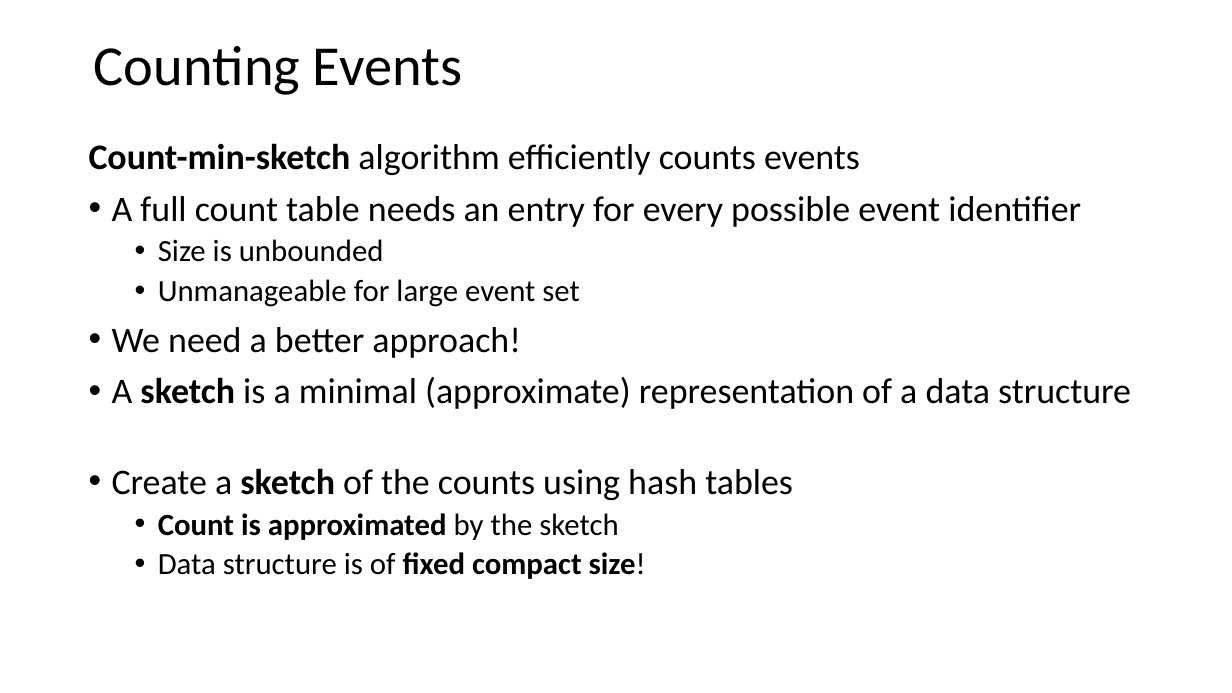
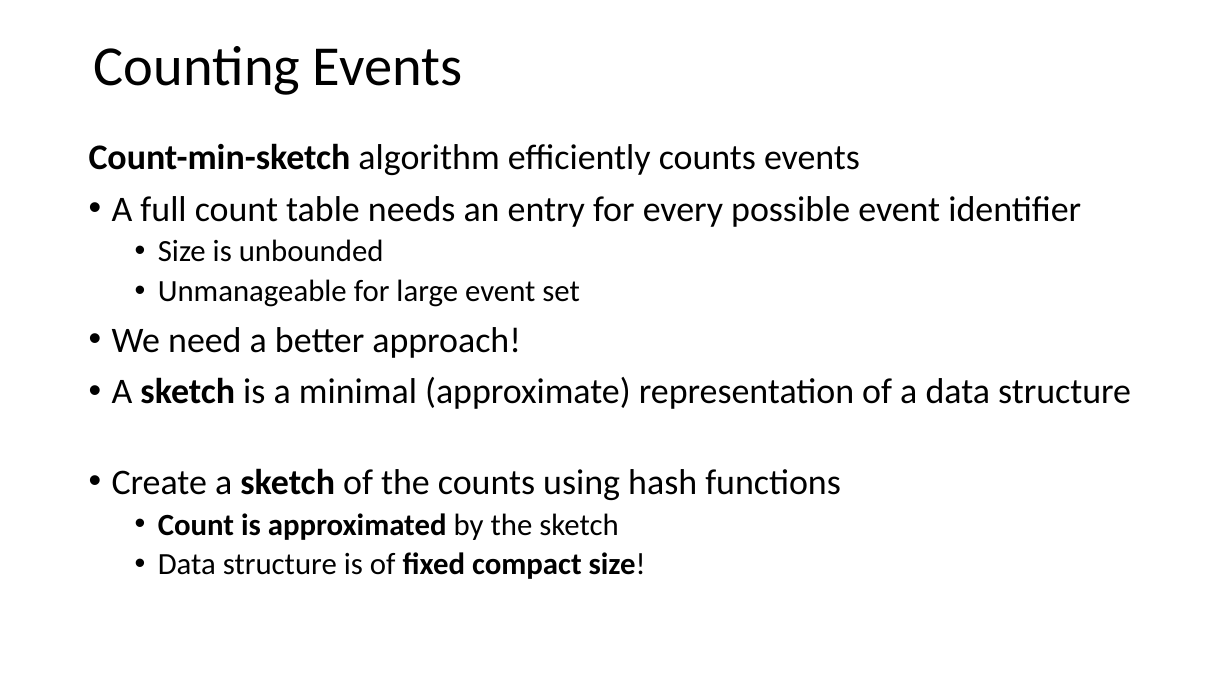
Before and after one commit to tenevian/Harvard-SSP-Data-Mining, a slide deck: slide 64 of slides/3_StreamingAnalytics.pptx. Drawn at 1232x693 pixels with LibreOffice and Linux fonts; fonts in the diff are those of the drawing. Boxes give left, top, right and bottom in pixels: in the first picture for what was removed or moved away, otherwise in the second. Text is boxed around its words. In the diff, an @@ line names an element or a change of style, - is before the commit and + after.

```diff
--- a/slides/3_StreamingAnalytics.pptx
+++ b/slides/3_StreamingAnalytics.pptx
@@ text at [112,468,841,500]: text changed @@
-• Create a sketch of the counts using hash tables
+• Create a sketch of the counts using hash functions
```
Also in this commit, not shown: 3 other slides changed.
